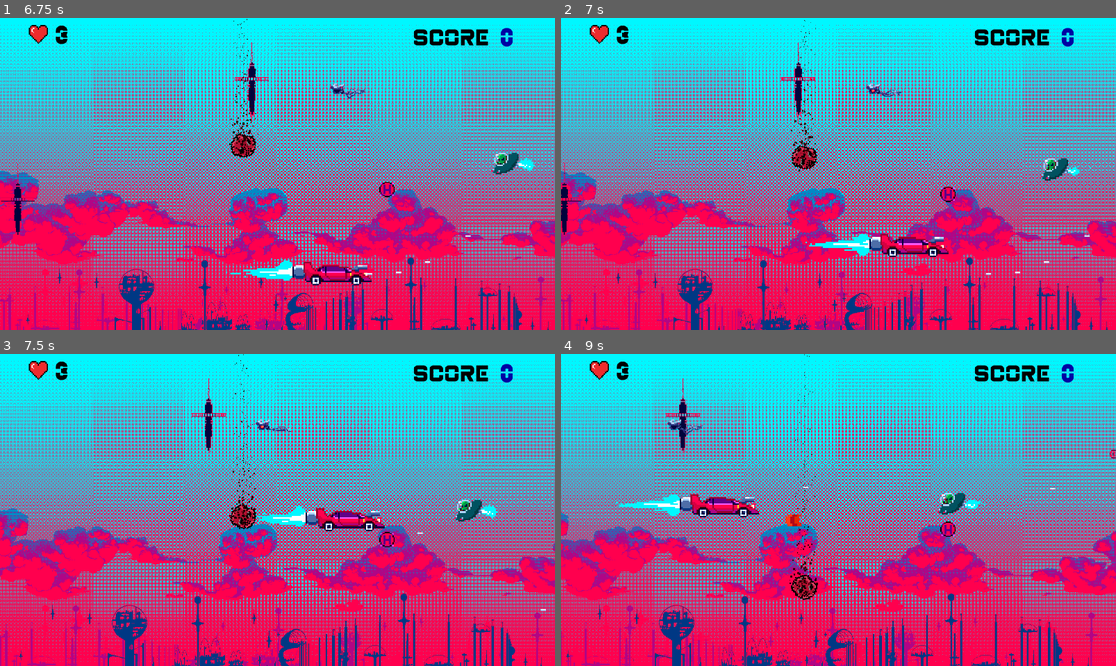
Above: before the commit, frames 1-4 (two rows, left to right).
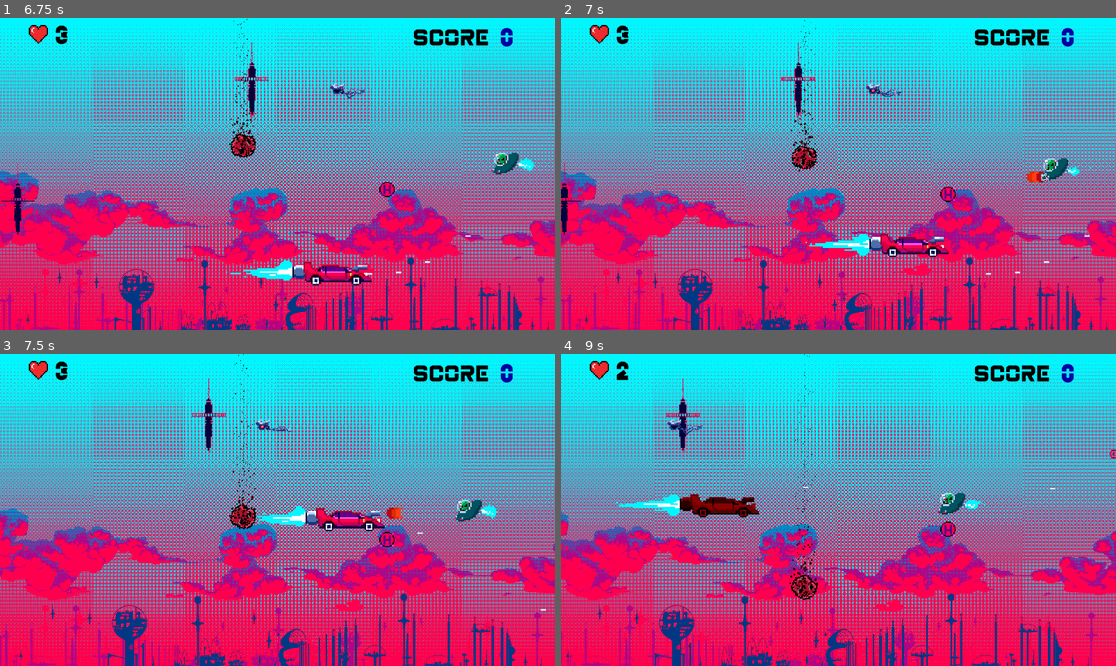
Above: after the commit, the same moments.

Repository: P0ddy/Project-Bentley
Game: Godot game, scene res://Scenes/Menu/main_menu.tscn
Two runs of this game, one before a commit and one after it. Both use one fixed random seed, a clock stepped at 60 frames per second and the inputs below. Sound files missing from this copy of the repository are replaced by a short silence.
Inputs:
- Up to frame 1 (6.75 s): click "Start Game" at 0.5 s; click "Next" at 1.25 s; click "Next" at 2 s; click "Previous" at 2.75 s; click "Select" at 3.5 s; hold D (right) 4.28-5.03 s; hold Space (shoot) 4.28-5.03 s; hold S (down) 5.03-5.78 s; tap Space (shoot) at 5.1, 6.6 s; hold D (right) 5.78-6.53 s; hold Space (shoot) 5.78-6.53 s; hold W (up) from 6.53 s (still down)
- Up to frame 2 (7 s): keep holding W (up)
- Up to frame 3 (7.5 s): release W (up) at 7.28 s; hold A (left) from 7.28 s (still down); hold Space (shoot) from 7.28 s (still down)
- Up to frame 4 (9 s): release Space (shoot) at 8.03 s; tap Space (shoot) at 8.1 s; release A (left) at 8.78 s; hold S (down) from 8.78 s (still down); hold Space (shoot) from 8.78 s (still down)

Frame 1 is identical in both runs. In frame 2, 0.1% of the frame differs, in the area x 83-88%, y 49-53%; in frame 3, less than 0.1%; in frame 4, 0.9%, in the area x 10-44%, y 4-56%.

Commit message:
balancing once againe

Diff:
--- a/Scenes/MainScene/boss.gd
+++ b/Scenes/MainScene/boss.gd
@@ -6,7 +6,7 @@
 var player = null
 
 var speed = 3
-var Health = 75
+var Health = 55
 
 var is_travelling = false  # Umbenannt von 'travel'
 
@@ -70,7 +70,7 @@
 	Health -= 1
 	if Health == 0:
 		Global.camera.screen_shake(25, 25, 0.1)
-		Global.score += 80
+		Global.score += 75
 		Bossdeath.emit()
 		queue_free()
 
--- a/Scenes/MainScene/boss.tscn
+++ b/Scenes/MainScene/boss.tscn
@@ -4,7 +4,7 @@
 [ext_resource type="Script" path="res://Scenes/MainScene/boss.gd" id="1_h6xpb"]
 
 [sub_resource type="CapsuleShape2D" id="CapsuleShape2D_0q1px"]
-radius = 606.0
+radius = 810.0
 height = 2298.0
 
 [sub_resource type="RectangleShape2D" id="RectangleShape2D_h6c1f"]
--- a/Scenes/MainScene/boss_bullet.tscn
+++ b/Scenes/MainScene/boss_bullet.tscn
@@ -1,7 +1,57 @@
-[gd_scene load_steps=4 format=3 uid="uid://hcj4mcj1txo5"]
+[gd_scene load_steps=11 format=3 uid="uid://hcj4mcj1txo5"]
 
 [ext_resource type="Script" path="res://Scenes/MainScene/boss_bullet.gd" id="1_vr5g6"]
-[ext_resource type="Texture2D" uid="uid://bx5a1c85n3e5k" path="res://Assets/Missile-Sheet.png" id="2_obwdq"]
+[ext_resource type="Texture2D" uid="uid://bx5a1c85n3e5k" path="res://Assets/Bullets/Missile-Sheet.png" id="2_j86ep"]
+
+[sub_resource type="AtlasTexture" id="AtlasTexture_rg16d"]
+atlas = ExtResource("2_j86ep")
+region = Rect2(0, 0, 32, 16)
+
+[sub_resource type="AtlasTexture" id="AtlasTexture_c5tcs"]
+atlas = ExtResource("2_j86ep")
+region = Rect2(32, 0, 32, 16)
+
+[sub_resource type="AtlasTexture" id="AtlasTexture_1lrgm"]
+atlas = ExtResource("2_j86ep")
+region = Rect2(64, 0, 32, 16)
+
+[sub_resource type="AtlasTexture" id="AtlasTexture_ch56u"]
+atlas = ExtResource("2_j86ep")
+region = Rect2(96, 0, 32, 16)
+
+[sub_resource type="AtlasTexture" id="AtlasTexture_url5j"]
+atlas = ExtResource("2_j86ep")
+region = Rect2(128, 0, 32, 16)
+
+[sub_resource type="AtlasTexture" id="AtlasTexture_nxhq0"]
+atlas = ExtResource("2_j86ep")
+region = Rect2(160, 0, 32, 16)
+
+[sub_resource type="SpriteFrames" id="SpriteFrames_dvnv5"]
+animations = [{
+"frames": [{
+"duration": 1.0,
+"texture": SubResource("AtlasTexture_rg16d")
+}, {
+"duration": 1.0,
+"texture": SubResource("AtlasTexture_c5tcs")
+}, {
+"duration": 1.0,
+"texture": SubResource("AtlasTexture_1lrgm")
+}, {
+"duration": 1.0,
+"texture": SubResource("AtlasTexture_ch56u")
+}, {
+"duration": 1.0,
+"texture": SubResource("AtlasTexture_url5j")
+}, {
+"duration": 1.0,
+"texture": SubResource("AtlasTexture_nxhq0")
+}],
+"loop": true,
+"name": &"idle",
+"speed": 12.0
+}]
 
 [sub_resource type="RectangleShape2D" id="RectangleShape2D_0kgum"]
 size = Vector2(64, 24)
@@ -9,13 +59,14 @@
 [node name="BossBullet" type="Area2D"]
 script = ExtResource("1_vr5g6")
 
-[node name="Sprite2D" type="Sprite2D" parent="."]
+[node name="Sprite2D" type="AnimatedSprite2D" parent="."]
 position = Vector2(-7.15256e-07, -7.15256e-07)
 scale = Vector2(4, 4)
-texture = ExtResource("2_obwdq")
+sprite_frames = SubResource("SpriteFrames_dvnv5")
+animation = &"idle"
+autoplay = "idle"
+frame_progress = 0.9112
 flip_h = true
-region_enabled = true
-region_rect = Rect2(7, 2, 25, 11)
 
 [node name="CollisionShape2D" type="CollisionShape2D" parent="."]
 position = Vector2(-14, 0)
--- a/Scenes/MainScene/enemy.tscn
+++ b/Scenes/MainScene/enemy.tscn
@@ -7,7 +7,7 @@
 [ext_resource type="AudioStream" uid="uid://dh1gxt613u7q2" path="res://Audio/SFX/Enemy/movement/Bewegung_Mix.wav" id="7_ll8mq"]
 
 [sub_resource type="RectangleShape2D" id="RectangleShape2D_sarjd"]
-size = Vector2(95, 76)
+size = Vector2(82, 70)
 
 [sub_resource type="AtlasTexture" id="AtlasTexture_2yri6"]
 atlas = ExtResource("2_3khfd")
@@ -114,7 +114,7 @@
 script = ExtResource("1_k3467")
 
 [node name="CollisionShape2D" type="CollisionShape2D" parent="."]
-position = Vector2(-31, 0)
+position = Vector2(-36, -3)
 shape = SubResource("RectangleShape2D_sarjd")
 
 [node name="AnimatedSprite2D" type="AnimatedSprite2D" parent="."]
@@ -142,7 +142,7 @@
 region_rect = Rect2(18, 4, 154, 153)
 
 [node name="ShootSpeed" type="Timer" parent="."]
-wait_time = 4.0
+wait_time = 3.3
 autostart = true
 
 [node name="Detection" type="Area2D" parent="."]
Renamed: Assets/Missile-Sheet.png -> Assets/Bullets/Missile-Sheet.png
Not shown, changed: Assets/Bullets/Missile-Sheet.png.import
Not shown: 1 places in Scenes/Menu/character_select.tscn that only renumber resources
